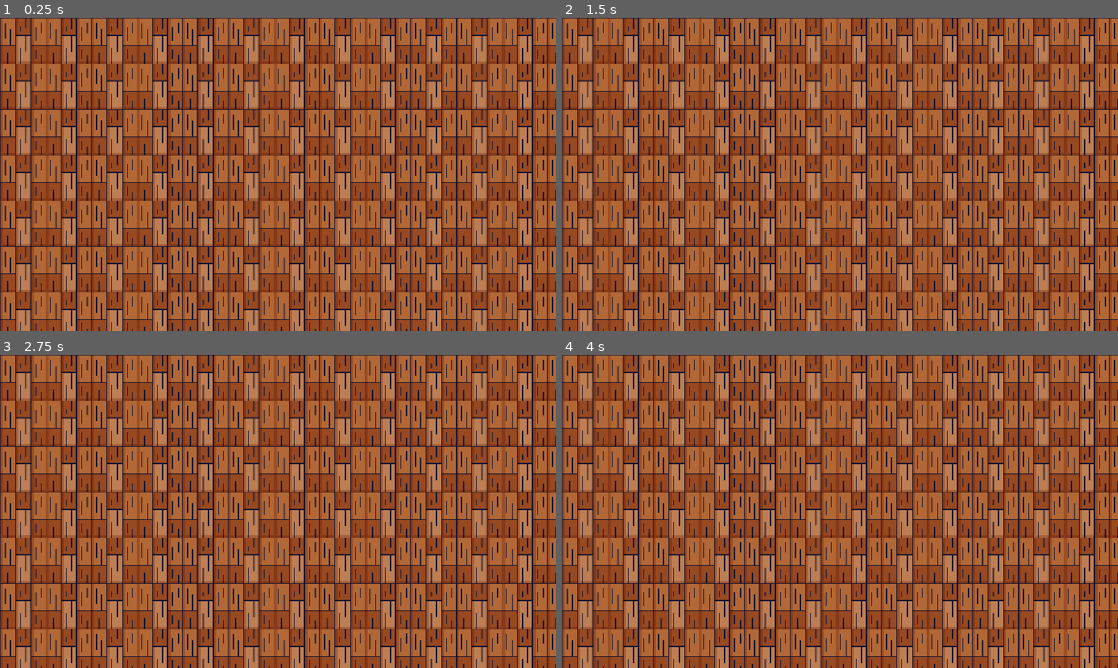
Above: before the commit, frames 1-4 (two rows, left to right).
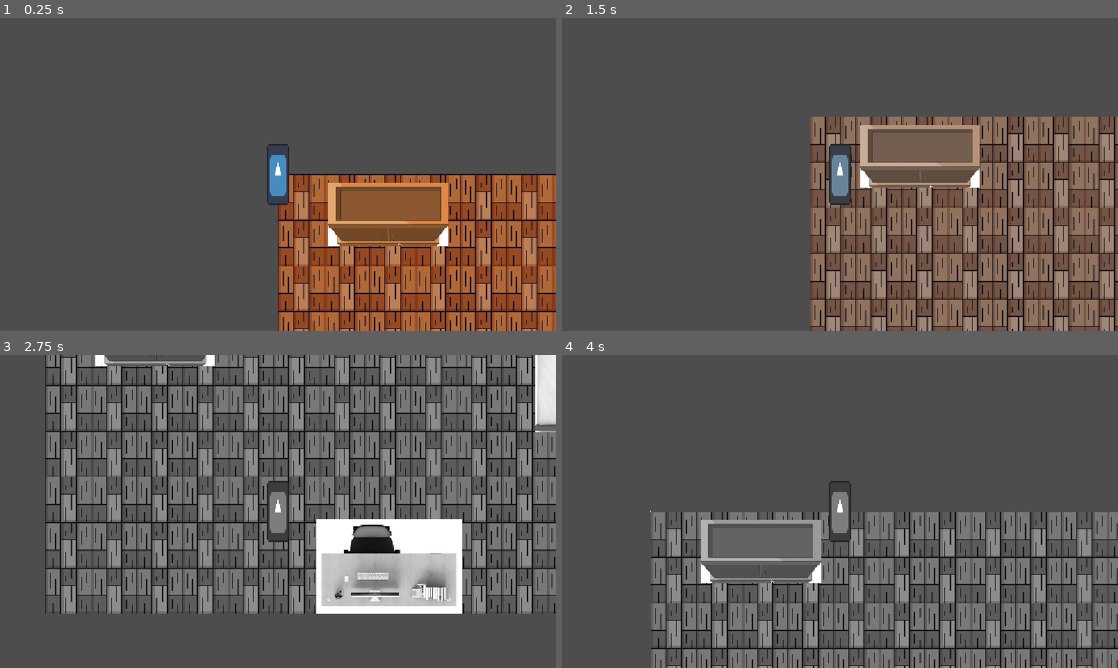
Above: after the commit, the same moments.

Repository: mohm-hyd/GoingToSchool
Game: Godot game, scene res://bedroom.tscn
Two runs of this game, one before a commit and one after it. Both use one fixed random seed, a clock stepped at 60 frames per second and the inputs below. Before the commit the project has no main scene; this scene is started directly in both runs. The engine's default icon, where the game draws it, is replaced by a stand-in: a white triangle on a blue panel in a dark square.
Inputs:
- Up to frame 1 (0.25 s): no input
- Up to frame 2 (1.5 s): tap Enter at 0.5 s; hold Right (move_right, bound only after the commit) 0.53-1.28 s; hold Space (toggle_grayscale, bound only after the commit) 0.53-1.28 s; hold Down (move_down, bound only after the commit) from 1.28 s (still down); tap Space (toggle_grayscale, bound only after the commit) at 1.35 s
- Up to frame 3 (2.75 s): release Down (move_down, bound only after the commit) at 2.03 s; hold Right (move_right, bound only after the commit) from 2.03 s (still down); hold Space (toggle_grayscale, bound only after the commit) from 2.03 s (still down)
- Up to frame 4 (4 s): release Right (move_right, bound only after the commit) at 2.78 s; release Space (toggle_grayscale, bound only after the commit) at 2.78 s; hold Up (move_up, bound only after the commit) 2.78-3.53 s; tap Space (toggle_grayscale, bound only after the commit) at 2.85 s; hold Left (move_left, bound only after the commit) from 3.53 s (still down); hold Space (toggle_grayscale, bound only after the commit) from 3.53 s (still down)

The runs differ from the first frame. In frame 1, 94% of the frame differs, in the area x 0-100%, y 0-100%; in frame 2, 99%; in frame 3, 99%; in frame 4, 100%.

Commit message:
added tweening ghost vision

Diff:
--- a/bedroom.tscn
+++ b/bedroom.tscn
@@ -1,6 +1,11 @@
 [gd_scene format=4 uid="uid://d1wycq0ylykwr"]
 
 [ext_resource type="Texture2D" uid="uid://byx8503ingo0v" path="res://art/woodFloor.png" id="1_iw0c1"]
+[ext_resource type="Texture2D" uid="uid://bch3jfcjbxu40" path="res://art/bed.png" id="2_ui2oe"]
+[ext_resource type="Texture2D" uid="uid://drlwiuhvdotb2" path="res://art/desk.jpg" id="3_o412v"]
+[ext_resource type="Texture2D" uid="uid://dm4v1fx7ir4ns" path="res://art/wardrobe.png" id="4_6d2g4"]
+[ext_resource type="PackedScene" uid="uid://ckudr8chj1kgo" path="res://player.tscn" id="5_o412v"]
+[ext_resource type="PackedScene" uid="uid://b2re21ybqiky7" path="res://ghost_vision.tscn" id="6_6d2g4"]
 
 [sub_resource type="TileSetAtlasSource" id="TileSetAtlasSource_iw0c1"]
 texture = ExtResource("1_iw0c1")
@@ -410,9 +415,75 @@
 tile_size = Vector2i(315, 315)
 sources/0 = SubResource("TileSetAtlasSource_iw0c1")
 
+[sub_resource type="RectangleShape2D" id="RectangleShape2D_kd8bc"]
+size = Vector2(138.55276, 283.99792)
+
+[sub_resource type="PhysicsMaterial" id="PhysicsMaterial_ui2oe"]
+bounce = 0.2
+
 [node name="Bedroom" type="Node2D" unique_id=1185810557]
 
-[node name="Floor" type="TileMapLayer" parent="." unique_id=1028428313]
+[node name="World" type="CanvasGroup" parent="." unique_id=1508815095]
+
+[node name="Floor" type="TileMapLayer" parent="World" unique_id=1028428313]
 scale = Vector2(0.3, 0.3)
 tile_map_data = PackedByteArray("AAAAAAAAAAAAAAAAAAABAAAAAAAAAAAAAAACAAAAAAAAAAAAAAADAAAAAAAAAAAAAAADAAEAAAAAAAAAAAACAA …(1376 unchanged characters)…
 tile_set = SubResource("TileSet_iw0c1")
+
+[node name="Furniture" type="Node2D" parent="World" unique_id=1290347875]
+position = Vector2(7, 11)
+
+[node name="Bed" type="StaticBody2D" parent="World/Furniture" unique_id=2011581691]
+position = Vector2(1083, 136)
+metadata/_edit_group_ = true
+
+[node name="Sprite2D" type="Sprite2D" parent="World/Furniture/Bed" unique_id=1720986765]
+texture = ExtResource("2_ui2oe")
+
+[node name="CollisionShape2D" type="CollisionShape2D" parent="World/Furniture/Bed" unique_id=697031282]
+position = Vector2(0.5, 2.6750336)
+shape = SubResource("RectangleShape2D_kd8bc")
+
+[node name="Desk" type="StaticBody2D" parent="World/Furniture" unique_id=161221675]
+position = Vector2(705, 552)
+metadata/_edit_group_ = true
+
+[node name="Sprite2D" type="Sprite2D" parent="World/Furniture/Desk" unique_id=1935777168]
+scale = Vector2(0.6989732, 0.54618275)
+texture = ExtResource("3_o412v")
+
+[node name="CollisionShape2D" type="CollisionShape2D" parent="World/Furniture/Desk" unique_id=1326723935]
+position = Vector2(-1, 25)
+rotation = -1.5557468
+shape = SubResource("RectangleShape2D_kd8bc")
+
+[node name="Wardrobe" type="StaticBody2D" parent="World/Furniture" unique_id=955860692]
+position = Vector2(221, 72)
+metadata/_edit_group_ = true
+
+[node name="Sprite2D" type="Sprite2D" parent="World/Furniture/Wardrobe" unique_id=600226925]
+scale = Vector2(0.6989732, 0.54618275)
+texture = ExtResource("4_6d2g4")
+
+[node name="CollisionShape2D" type="CollisionShape2D" parent="World/Furniture/Wardrobe" unique_id=1850007148]
+position = Vector2(-0.49621582, 0.24664307)
+rotation = -1.5557468
+shape = SubResource("RectangleShape2D_kd8bc")
+
+[node name="Player" parent="World" unique_id=1572405853 instance=ExtResource("5_o412v")]
+
+[node name="ClueObjects" type="Node2D" parent="." unique_id=1271287648]
+
+[node name="DeskNote" type="Area2D" parent="ClueObjects" unique_id=1525439476]
+
+[node name="Sprite2D" type="Sprite2D" parent="ClueObjects/DeskNote" unique_id=1134922796]
+
+[node name="CollisionShape2D" type="CollisionShape2D" parent="ClueObjects/DeskNote" unique_id=437786869]
+
+[node name="GPUParticles2D" type="GPUParticles2D" parent="ClueObjects/DeskNote" unique_id=1835746799]
+
+[node name="Door" type="StaticBody2D" parent="." unique_id=1397144151]
+position = Vector2(5, 549)
+physics_material_override = SubResource("PhysicsMaterial_ui2oe")
+
+[node name="GhostVision" parent="." unique_id=1856865992 instance=ExtResource("6_6d2g4")]
--- a/furniture.tscn
+++ /dev/null
@@ -1,47 +0,0 @@
-[gd_scene format=3 uid="uid://devnqgfj7u6uo"]
-
-[ext_resource type="Texture2D" uid="uid://bch3jfcjbxu40" path="res://bed.png" id="1_fugw3"]
-[ext_resource type="Texture2D" uid="uid://drlwiuhvdotb2" path="res://desk.jpg" id="2_yv02d"]
-[ext_resource type="Texture2D" uid="uid://dm4v1fx7ir4ns" path="res://wardrobe.png" id="3_7ykls"]
-
-[sub_resource type="RectangleShape2D" id="RectangleShape2D_kd8bc"]
-size = Vector2(138.55276, 283.99792)
-
-[node name="Furniture" type="Node2D" unique_id=1290347875]
-
-[node name="Bed" type="StaticBody2D" parent="." unique_id=2011581691]
-position = Vector2(1072, 145)
-metadata/_edit_group_ = true
-
-[node name="Sprite2D" type="Sprite2D" parent="Bed" unique_id=1720986765]
-texture = ExtResource("1_fugw3")
-
-[node name="CollisionShape2D" type="CollisionShape2D" parent="Bed" unique_id=697031282]
-position = Vector2(0.5, 2.6750336)
-shape = SubResource("RectangleShape2D_kd8bc")
-
-[node name="Desk" type="StaticBody2D" parent="." unique_id=161221675]
-position = Vector2(705, 552)
-metadata/_edit_group_ = true
-
-[node name="Sprite2D" type="Sprite2D" parent="Desk" unique_id=1935777168]
-scale = Vector2(0.6989732, 0.54618275)
-texture = ExtResource("2_yv02d")
-
-[node name="CollisionShape2D" type="CollisionShape2D" parent="Desk" unique_id=1326723935]
-position = Vector2(-1, 25)
-rotation = -1.5557468
-shape = SubResource("RectangleShape2D_kd8bc")
-
-[node name="Wardrobe" type="StaticBody2D" parent="." unique_id=955860692]
-position = Vector2(321, 196)
-metadata/_edit_group_ = true
-
-[node name="Sprite2D" type="Sprite2D" parent="Wardrobe" unique_id=600226925]
-scale = Vector2(0.6989732, 0.54618275)
-texture = ExtResource("3_7ykls")
-
-[node name="CollisionShape2D" type="CollisionShape2D" parent="Wardrobe" unique_id=1850007148]
-position = Vector2(-0.49621582, 0.24664307)
-rotation = -1.5557468
-shape = SubResource("RectangleShape2D_kd8bc")
--- /dev/null
+++ b/ghost_vision.gdshader
@@ -0,0 +1,33 @@
+shader_type canvas_item;
+
+uniform sampler2D screen_texture : hint_screen_texture, filter_linear_mipmap;
+//uniform bool is_grayscale = true;
+uniform float fade_amount : hint_range(0.0, 1.0) = 0.0;
+
+void vertex() {
+	// Called for every vertex the material is visible on.
+}
+
+void fragment() {
+	// Called for every pixel the material is visible on.
+	    vec4 screen_color = texture(screen_texture, SCREEN_UV);
+
+    // Calculate the grayscale version
+    float luminance = dot(screen_color.rgb, vec3(0.299, 0.587, 0.114));
+    vec4 grayscale_color = vec4(vec3(luminance), screen_color.a);
+
+    // Smoothly mix between the original color and grayscale based on fade_amount
+    COLOR = mix(screen_color, grayscale_color, fade_amount);
+   // if (is_grayscale) {
+
+     //   float luminance = dot(screen_color.rgb, vec3(0.299, 0.587, 0.114));
+     //   COLOR = vec4(vec3(luminance), screen_color.a);
+    //} else {
+      //  COLOR = screen_color;
+    //}
+}
+
+//void light() {
+//	// Called for every pixel for every light affecting the CanvasItem.
+//	// Uncomment to replace the default light processing function with this one.
+//}
--- /dev/null
+++ b/ghost_vision.tscn
@@ -0,0 +1,19 @@
+[gd_scene format=3 uid="uid://b2re21ybqiky7"]
+
+[ext_resource type="Shader" uid="uid://egngsa6h6dpd" path="res://ghost_vision.gdshader" id="1_85vfk"]
+[ext_resource type="Script" uid="uid://cr6hun60ofldg" path="res://ghost_vision_rect.gd" id="2_4vmwr"]
+
+[sub_resource type="ShaderMaterial" id="ShaderMaterial_kd8bc"]
+shader = ExtResource("1_85vfk")
+shader_parameter/fade_amount = 0.0
+
+[node name="GhostVision" type="CanvasLayer" unique_id=1856865992]
+
+[node name="ColorRect" type="ColorRect" parent="." unique_id=1797916957]
+material = SubResource("ShaderMaterial_kd8bc")
+anchors_preset = 15
+anchor_right = 1.0
+anchor_bottom = 1.0
+grow_horizontal = 2
+grow_vertical = 2
+script = ExtResource("2_4vmwr")
--- /dev/null
+++ b/ghost_vision_rect.gd
@@ -0,0 +1,40 @@
+extends ColorRect
+
+@export var transition_duration: float = 0.5
+
+var grayscale_active: bool = false
+var current_tween: Tween
+
+func _ready() -> void:
+	# Start at 0.0 (completely full color)
+	material.set_shader_parameter("fade_amount", 0.0)
+	# material.set_shader_parameter("is_grayscale", grayscale_active)
+
+func _unhandled_input(event: InputEvent) -> void:
+	# Listens globally for your Input Map action
+	if event.is_action_pressed("toggle_grayscale"):
+		toggle_grayscale()
+
+func toggle_grayscale() -> void:
+
+	grayscale_active = !grayscale_active
+
+	# Determine our target value based on the toggle state
+	var target_fade: float = 1.0 if grayscale_active else 0.0
+
+	# If a tween is already running (e.g., spamming the E key), cancel it safely
+	if current_tween and current_tween.is_valid():
+		current_tween.kill()
+
+	# Create a brand new tween
+	current_tween = create_tween()
+
+	# Smoothly animate the "fade_amount" parameter on our material
+	current_tween.tween_property(
+		material,
+		"shader_parameter/fade_amount",
+		target_fade,
+		transition_duration
+	).set_trans(Tween.TRANS_SINE).set_ease(Tween.EASE_OUT)
+	# TRANS_SINE and EASE_OUT give it a very clean, smooth deceleration
+	# material.set_shader_parameter("is_grayscale", grayscale_active)
--- /dev/null
+++ b/player.gd
@@ -0,0 +1,6 @@
+extends CharacterBody2D
+
+func _physics_process(delta: float) -> void:
+	var direction = Input.get_vector("move_left","move_right","move_up","move_down")
+	velocity = direction * 600.
+	move_and_slide()
--- /dev/null
+++ b/player.tscn
@@ -0,0 +1,29 @@
+[gd_scene format=3 uid="uid://ckudr8chj1kgo"]
+
+[ext_resource type="Texture2D" uid="uid://4q335xxs2p" path="res://icon.svg" id="1_4flbx"]
+[ext_resource type="Script" uid="uid://dgemna2cprj7k" path="res://player.gd" id="1_onrkg"]
+
+[sub_resource type="CapsuleShape2D" id="CapsuleShape2D_kd8bc"]
+radius = 22.0
+height = 128.0
+
+[sub_resource type="CircleShape2D" id="CircleShape2D_kd8bc"]
+radius = 76.941536
+
+[node name="Player" type="CharacterBody2D" unique_id=1572405853]
+script = ExtResource("1_onrkg")
+
+[node name="Sprite2D" type="Sprite2D" parent="." unique_id=440820402]
+scale = Vector2(0.36, 1)
+texture = ExtResource("1_4flbx")
+
+[node name="CollisionShape2D" type="CollisionShape2D" parent="." unique_id=401751093]
+shape = SubResource("CapsuleShape2D_kd8bc")
+
+[node name="Camera2D" type="Camera2D" parent="." unique_id=1662494990]
+
+[node name="InteractionArea" type="Area2D" parent="." unique_id=256261536]
+
+[node name="CollisionShape2D" type="CollisionShape2D" parent="InteractionArea" unique_id=1129531386]
+shape = SubResource("CircleShape2D_kd8bc")
+debug_color = Color(0.2680025, 0.62024856, 0.37407312, 0.41960785)
--- a/project.godot
+++ b/project.godot
@@ -11,6 +11,7 @@
 [application]
 
 config/name="New Game Project"
+run/main_scene="uid://d1wycq0ylykwr"
 config/features=PackedStringArray("4.7", "Forward Plus")
 config/icon="res://icon.svg"
 
@@ -19,6 +20,43 @@
 window/stretch/mode="canvas_items"
 window/stretch/aspect="expand"
 
+[input]
+
+toggle_grayscale={
+"deadzone": 0.2,
+"events": [Object(InputEventKey,"resource_local_to_scene":false,"resource_name":"","device":-1,"window_id":0,"alt_pressed":false,"shift_pressed":false,"ctrl_pressed":false,"meta_pressed":false,"pressed":false,"keycode":0,"physical_keycode":32,"key_label":0,"unicode":32,"location":0,"echo":false,"script":null)
+]
+}
+move_left={
+"deadzone": 0.2,
+"events": [Object(InputEventKey,"resource_local_to_scene":false,"resource_name":"","device":-1,"window_id":0,"alt_pressed":false,"shift_pressed":false,"ctrl_pressed":false,"meta_pressed":false,"pressed":false,"keycode":0,"physical_keycode":4194319,"key_label":0,"unicode":0,"location":0,"echo":false,"script":null)
+, Object(InputEventKey,"resource_local_to_scene":false,"resource_name":"","device":-1,"window_id":0,"alt_pressed":false,"shift_pressed":false,"ctrl_pressed":false,"meta_pressed":false,"pressed":false,"keycode":0,"physical_keycode":65,"key_label":0,"unicode":97,"location":0,"echo":false,"script":null)
+]
+}
+move_right={
+"deadzone": 0.2,
+"events": [Object(InputEventKey,"resource_local_to_scene":false,"resource_name":"","device":-1,"window_id":0,"alt_pressed":false,"shift_pressed":false,"ctrl_pressed":false,"meta_pressed":false,"pressed":false,"keycode":0,"physical_keycode":4194321,"key_label":0,"unicode":0,"location":0,"echo":false,"script":null)
+, Object(InputEventKey,"resource_local_to_scene":false,"resource_name":"","device":-1,"window_id":0,"alt_pressed":false,"shift_pressed":false,"ctrl_pressed":false,"meta_pressed":false,"pressed":false,"keycode":0,"physical_keycode":68,"key_label":0,"unicode":100,"location":0,"echo":false,"script":null)
+]
+}
+move_up={
+"deadzone": 0.2,
+"events": [Object(InputEventKey,"resource_local_to_scene":false,"resource_name":"","device":-1,"window_id":0,"alt_pressed":false,"shift_pressed":false,"ctrl_pressed":false,"meta_pressed":false,"pressed":false,"keycode":0,"physical_keycode":4194320,"key_label":0,"unicode":0,"location":0,"echo":false,"script":null)
+, Object(InputEventKey,"resource_local_to_scene":false,"resource_name":"","device":-1,"window_id":0,"alt_pressed":false,"shift_pressed":false,"ctrl_pressed":false,"meta_pressed":false,"pressed":false,"keycode":0,"physical_keycode":87,"key_label":0,"unicode":119,"location":0,"echo":false,"script":null)
+]
+}
+move_down={
+"deadzone": 0.2,
+"events": [Object(InputEventKey,"resource_local_to_scene":false,"resource_name":"","device":-1,"window_id":0,"alt_pressed":false,"shift_pressed":false,"ctrl_pressed":false,"meta_pressed":false,"pressed":false,"keycode":0,"physical_keycode":4194322,"key_label":0,"unicode":0,"location":0,"echo":false,"script":null)
+, Object(InputEventKey,"resource_local_to_scene":false,"resource_name":"","device":-1,"window_id":0,"alt_pressed":false,"shift_pressed":false,"ctrl_pressed":false,"meta_pressed":false,"pressed":false,"keycode":0,"physical_keycode":83,"key_label":0,"unicode":115,"location":0,"echo":false,"script":null)
+]
+}
+interact={
+"deadzone": 0.2,
+"events": [Object(InputEventKey,"resource_local_to_scene":false,"resource_name":"","device":-1,"window_id":0,"alt_pressed":false,"shift_pressed":false,"ctrl_pressed":false,"meta_pressed":false,"pressed":false,"keycode":0,"physical_keycode":69,"key_label":0,"unicode":101,"location":0,"echo":false,"script":null)
+]
+}
+
 [physics]
 
 3d/physics_engine="Jolt Physics"
--- /dev/null
+++ b/ui.tscn
@@ -0,0 +1,9 @@
+[gd_scene format=3 uid="uid://djf7keuxeyyoh"]
+
+[node name="UI" type="Control" unique_id=17427004]
+layout_mode = 3
+anchors_preset = 15
+anchor_right = 1.0
+anchor_bottom = 1.0
+grow_horizontal = 2
+grow_vertical = 2
Renamed: bed.png -> art/bed.png
Not shown, changed: art/bed.png.import
Renamed: desk.jpg -> art/desk.jpg
Not shown, changed: art/desk.jpg.import
Renamed: wardrobe.png -> art/wardrobe.png
Not shown, changed: art/wardrobe.png.import
Not shown, added: ghost_vision.gdshader.uid
Not shown, added: ghost_vision_rect.gd.uid
Not shown, added: player.gd.uid
